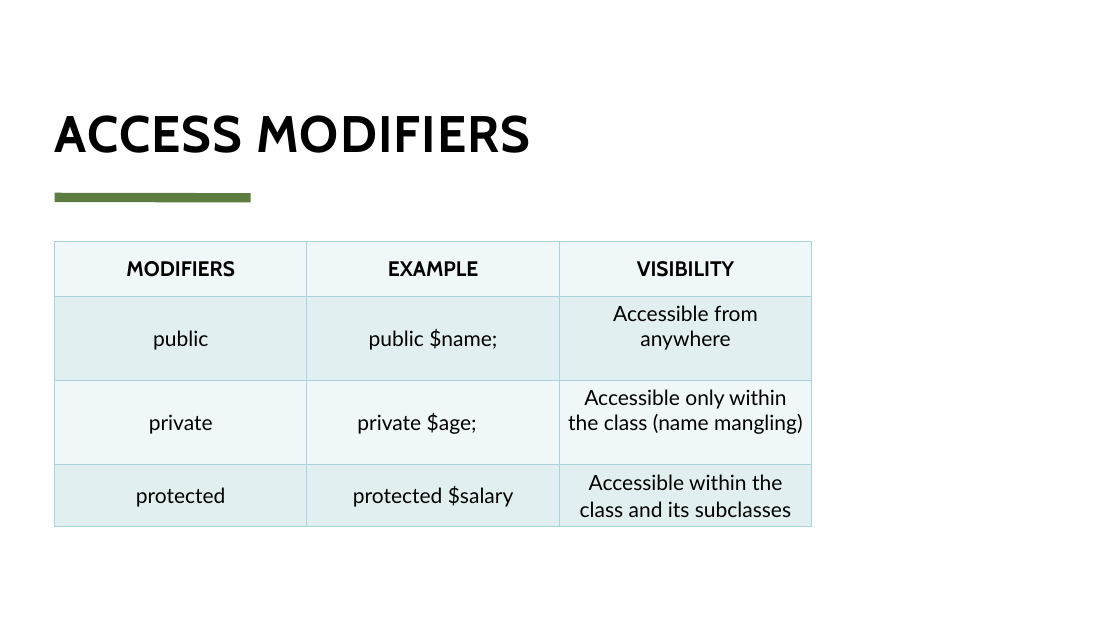
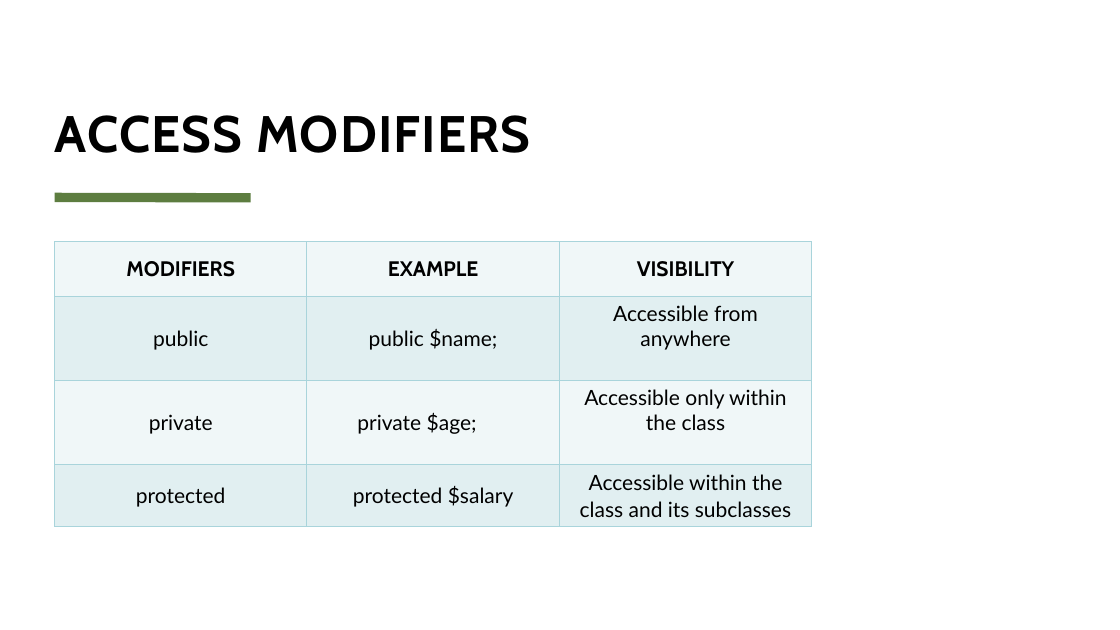
Before and after one commit to psuuc-jbgarcia/Object-Oriented-Programming-Lesson, a slide deck: slide 8 of OOP/Pre-lim/Week 1/Lecture/Overview of Object-Oriented Programming (OOP).pptx. Drawn at 1120x630 pixels with LibreOffice and Linux fonts; fonts in the diff are those of the drawing. Boxes give left, top, right and bottom in pixels: in the first picture for what was removed or moved away, otherwise in the second. Text is boxed around its words. In the diff, an @@ line names an element or a change of style, - is before the commit and + after.

```diff
--- a/OOP/Pre-lim/Week 1/Lecture/Overview of Object-Oriented Programming (OOP).pptx
+++ b/OOP/Pre-lim/Week 1/Lecture/Overview of Object-Oriented Programming (OOP).pptx
@@ table at (x1=55, y1=242, x2=811, y2=521) @@
-row 3, column 3: Accessible only within the class (name mangling)
+row 3, column 3: Accessible only within the class
```
Also in this commit, not shown: 9 other files.
